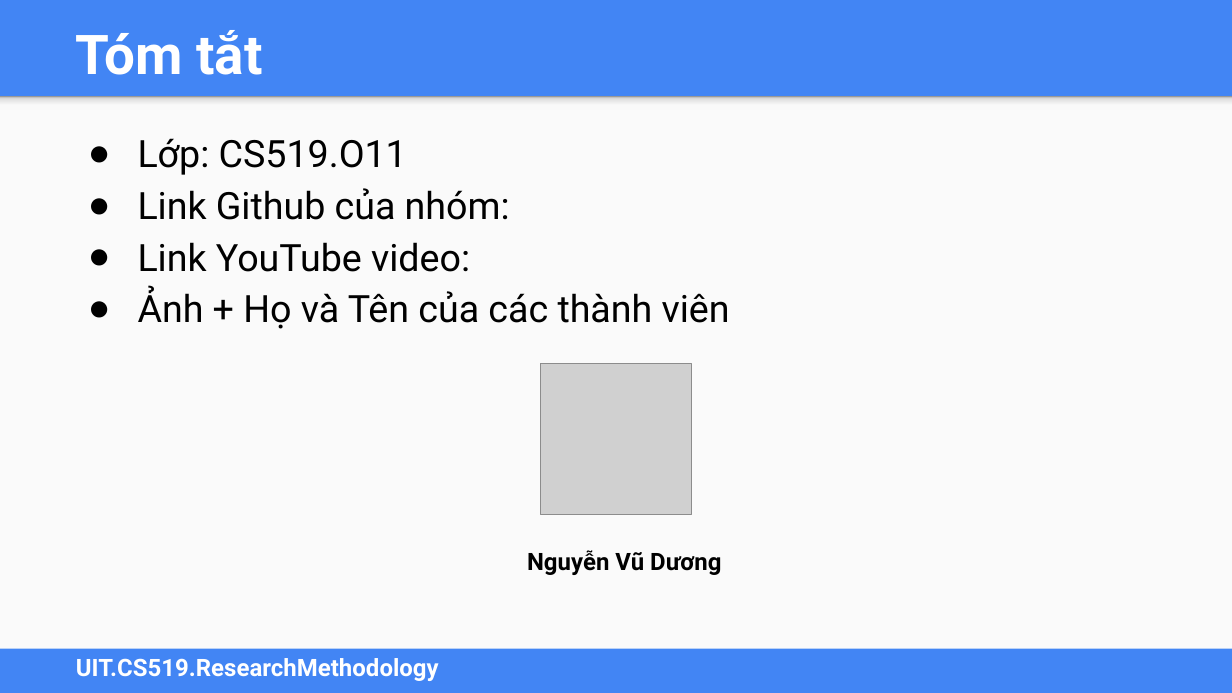
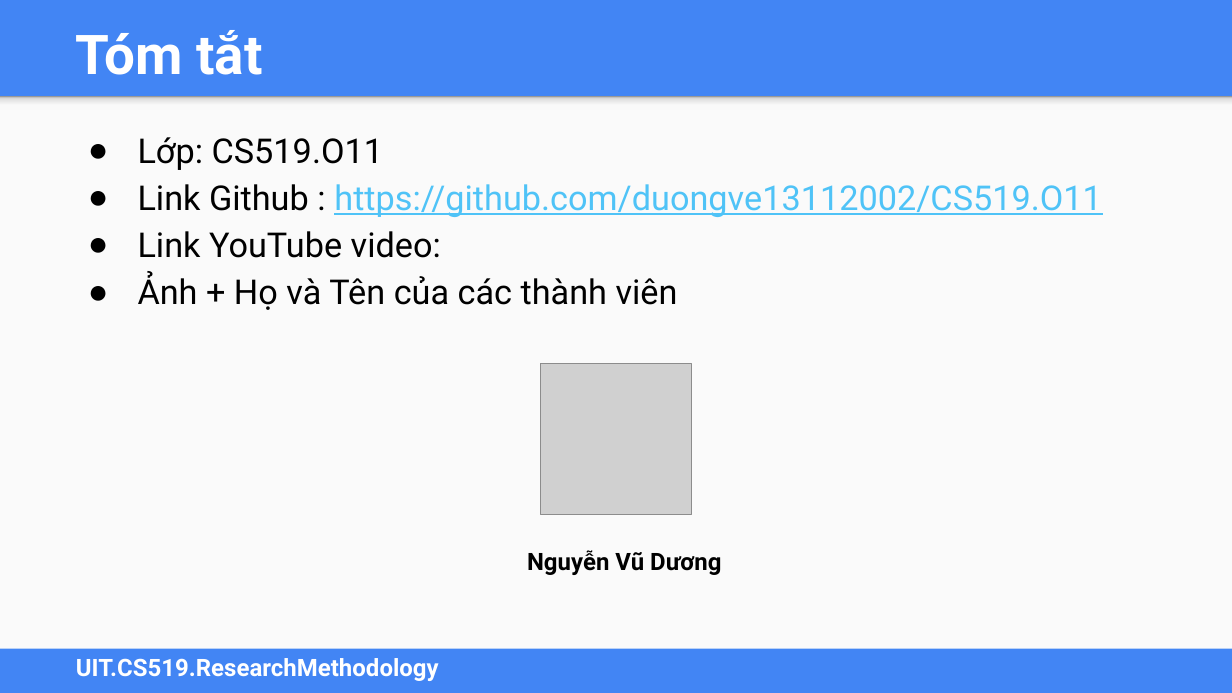
Before and after one commit to duongve13112002/CS519.O11, a slide deck: slide 2 of Đồ án cuối kỳ/OFA Unifying Architectures, Tasks, and Modalities Through a Simple Sequence-to-Sequence Learning Framework_Slide.pptx. Drawn at 1232x693 pixels with LibreOffice and Linux fonts; fonts in the diff are those of the drawing; grey boxes stand for pictures. Boxes give left, top, right and bottom in pixels: in the first picture for what was removed or moved away, otherwise in the second. Text is boxed around its words. In the diff, an @@ line names an element or a change of style, - is before the commit and + after.

```diff
--- a/Đồ án cuối kỳ/OFA Unifying Architectures, Tasks, and Modalities Through a Simple Sequence-to-Sequence Learning Framework_Slide.pptx
+++ b/Đồ án cuối kỳ/OFA Unifying Architectures, Tasks, and Modalities Through a Simple Sequence-to-Sequence Learning Framework_Slide.pptx
@@ text at box(138, 137, 678, 310): size 22 to 20 pt in "Lớp: CS519.O11", "Link YouTube video:", "Ảnh + Họ và Tên của các ..." @@
@@ text at box(138, 184, 1102, 217): text changed; size 22 to 20 pt; text colour #000000 to #4FC3F7 @@
-● Link Github của nhóm:
+● Link Github : https://github.com/duongve13112002/CS519.O11
```
Also in this commit, not shown: 2 other files.
